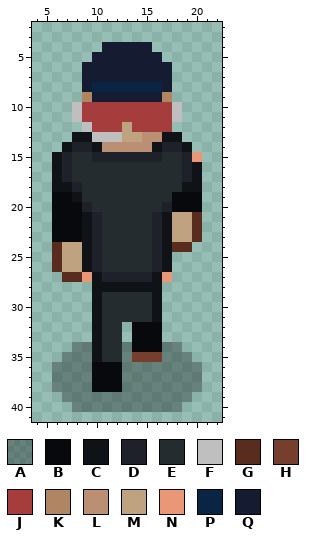
File history of a pixel-art sprite, art/corporation/villains/Corporation Security T1_run_right5.png. The picture above was drawn from the file before the commit.
The file is 27x42 pixels. Shown: x 4..22, y 2..41.
Palette (. is transparent): A #00000050  B #08090d  C #0f1317  D #1e212a  E #252c30  F #bfbfbf  G #582d20  H #753e2d  J #a53d3d  K #b08561  L #bb8f74  M #bfa280  N #ea9777  P #0a2443  Q #151b31
Pixels before, first column x 6:
 4 .....QQQQQ.....
 5 ....QQQQQQQ....
 6 ...QQQQQQQQQ...
 7 ...QQQQQQQQQ...
 8 ...QPPPPPPPQ...
 9 ...KQQQQQQQK...
10 ..FJJJJJJJJJF..
11 ..FJJJJJJJJJF..
12 ...FJJJMJJJJ...
13 ..CCFFFMMLLCC..
14 .CDDCLLLLLCDDC.
15 CDEEDDDDDDDEEDN
16 CDEEEEEEEEEEEDC
17 CDEEEEEEEEEEEDC
18 CCDEEEEEEEEEECC
19 BBCEEEEEEEEEBBB
20 BBBDEEEEEEEDBBB
21 BBBCDEEEEEDCMMG
22 BBBCDEEEEEDCMMG
23 BBBCDEEEEEDCMMG
24 GMMCDEEEEEDCGG.
25 GMMCDEEEEEDC...
26 GMMCDEEEEEDC...
27 .GGNCDDDDDCN...
28 ....CCCCCCC....
29 ....CEEEEEC....
30 ....CEEEEEC....
31 ....CEEEEEC....
32 ....CEE.BBB....
33 ....CEE.BBB....
34 ..AACEEABBBAA..
35 .AAACEEAHHHAAA.
36 AAAABBBAAAAAAAA
37 AAAABBBAAAAAAAA
38 AAAABBBAAAAAAAA
39 .AAAAAAAAAAAAA.
40 ..AAAAAAAAAAA..
The same view after the edit:
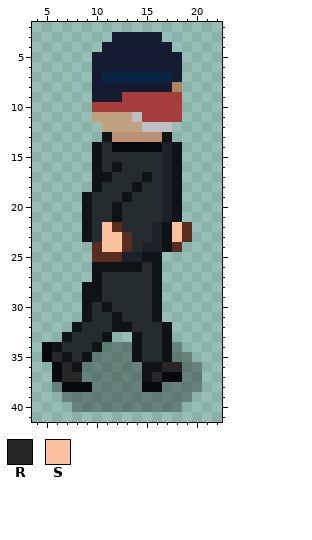
Colours new in this view: R #272729  S #f9c19d
Author's note on the commit: Corporation Security T1 runs right correctly, without a mannequinn behind him.
Edits made:
Changed rows in their new state; - is an unchanged pixel.
first column x 5:
 3 -------QQQQQ----
 4 -----------QQ---
 5 ------------QQ--
 6 ----.--------Q--
 7 ----.-PPPPPPPQ--
 8 ----.QQQQQQQ-K--
 9 ----.---JJJJJJ--
10 ---..--------J--
11 ---..MMMMF---J--
12 ----..MM-MFFF---
13 ---...CLLL---.--
14 --...-EBBBBB-C.-
15 -....CEEEEEEDC..
16 -....C-C----DC..
17 -....CC---C-DC..
18 -....C---C--DC..
19 -...C---C---DC..
20 -...C--C-----C..
21 -...-E-C---EDC..
22 -...-ESG-----SG.
23 -...-ESSG----SG.
24 -....GSSG-D---.-
25 -....GGGDDCC.---
26 -....CCCCC-C.---
27 --...-EEEEE-.---
28 ----C-EEEEE-----
29 ----C-----------
30 ----CEC---------
31 ----CE-C--------
32 ---CEE-CCEEEC---
33 --CEEEC.-CEEC---
34 BCEEE-AA-CEEC---
35 BRCECAAA-CEEC---
36 -BRC-AAA--CCRR--
37 -BRR-AAA--CRBB--
38 --BBBAAA--BB----
Where, in picture pixels (left, top, right, bottom), the same in both pictures:
changed: (42, 32, 202, 392)
